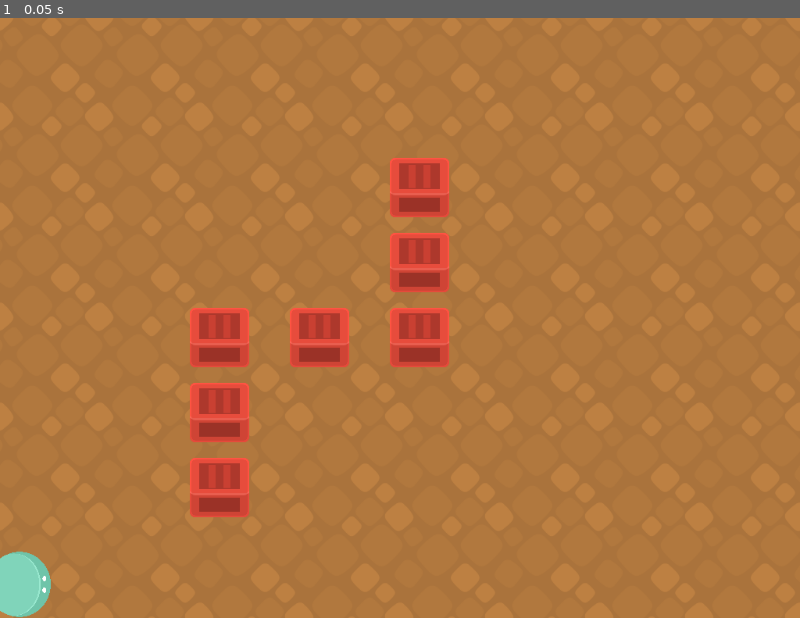
Above: before the commit, frame 1.
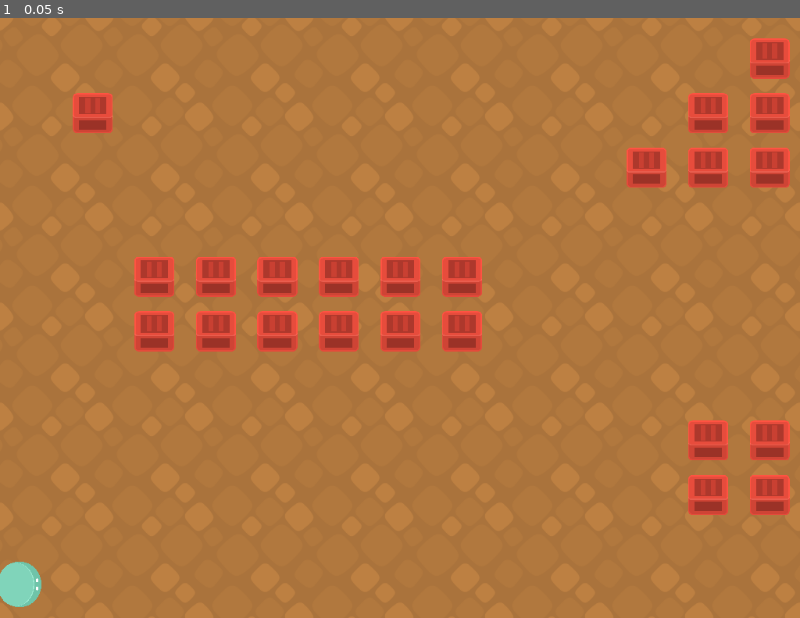
Above: after the commit, the same moment.

Repository: Herbrant/riBOTtaro
Game: Godot game, scene res://scene/base.tscn
Same seed, same stepped clock (60 frames per second), same inputs: the game is played once before the commit and once after it.
Inputs:
- Up to frame 1 (0.05 s): no input

The runs differ from the first frame. In frame 1, 11% of the frame differs, in the area x 0-99%, y 3-100%.

Commit message:
feat: updated godot module

Diff:
--- a/godot/project.godot
+++ b/godot/project.godot
@@ -20,7 +20,8 @@
 
 window/size/viewport_width=1024
 window/size/viewport_height=768
-window/stretch/aspect="ignore"
+window/size/resizable=false
+window/stretch/mode="viewport"
 
 [input]
 
--- a/godot/scene/Obstacle.tscn
+++ b/godot/scene/Obstacle.tscn
@@ -13,7 +13,7 @@
 
 [node name="Sprite2D" type="Sprite2D" parent="StaticBody2D"]
 texture_filter = 3
-scale = Vector2(0.6, 0.6)
+scale = Vector2(0.4, 0.4)
 texture = ExtResource("1_h06nh")
 
 [node name="CollisionShape2D" type="CollisionShape2D" parent="StaticBody2D"]
--- a/godot/scene/base.tscn
+++ b/godot/scene/base.tscn
@@ -88,20 +88,21 @@
 layer_0/tile_data = PackedInt32Array(-1, 1, 0, 65535, 1, 1, 131071, 1, 2, 196607, 1, 3, 262143, 1, 4, 327679, 1, 5, 393 …(59581 unchanged characters)…
 
 [node name="CharacterBody2D" type="CharacterBody2D" parent="."]
+process_mode = 3
 light_mask = 15
 visibility_layer = 15
 position = Vector2(25, 725)
 rotation = 0.000163446
+motion_mode = 1
 script = ExtResource("3_f5dfi")
 
 [node name="Sprite2D" type="Sprite2D" parent="CharacterBody2D"]
 texture_filter = 3
-scale = Vector2(0.1, 0.1)
+scale = Vector2(0.07, 0.07)
 texture = ExtResource("4_w8da8")
 
 [node name="CollisionShape2D" type="CollisionShape2D" parent="CharacterBody2D"]
 light_mask = 15
 visibility_layer = 15
-position = Vector2(-0.999592, 1.00016)
 scale = Vector2(0.890889, 3.31169)
 shape = SubResource("RectangleShape2D_n1lbm")
--- a/godot/script/CharacterBody2D.gd
+++ b/godot/script/CharacterBody2D.gd
@@ -3,38 +3,42 @@
 const PORT = 8000
 
 var server = TCPServer.new()
-var socket = WebSocketPeer.new()
+var socket: WebSocketPeer = null
 var screen_size
+var err: Error
 
 func _ready():
+	floor_max_angle = 0
 	screen_size = get_viewport_rect().size
 	server.listen(PORT)
 
 func _process(_delta):
-	var err: Error
+	if socket == null:
+		if server.is_connection_available():
+			socket = WebSocketPeer.new()
+			socket.accept_stream(server.take_connection())
+	else:
+		socket.poll()
 
-	socket.accept_stream(server.take_connection())
-	socket.poll()
+		var state = socket.get_ready_state()
 
-	var state = socket.get_ready_state()
-	var data
+		if state == WebSocketPeer.STATE_OPEN:
+			while socket.get_available_packet_count():
+				var packet = socket.get_packet()
 
-	if state == WebSocketPeer.STATE_OPEN:
-		while socket.get_available_packet_count():
-			var packet = socket.get_packet()
+				var json = JSON.new()
+				err = json.parse(packet.get_string_from_utf8())
 
-			var json = JSON.new()
-			err = json.parse(packet.get_string_from_utf8())
+				if err == OK:
+					var data = json.data
+					print(data)
 
-			if err == OK:
-				data = json.data
-				print(data)
+					var x_pos = 25 + data[0] * screen_size[0]
+					var y_pos = 725 - (data[1] * screen_size[1])
 
-				var x_pos = 25 + data[0] * screen_size[0]
-				var y_pos = 725 - (data[1] * screen_size[1])
+					rotation = -data[2]
+					position = position.lerp(Vector2(x_pos, y_pos), _delta)
 
-				position = position.lerp(Vector2(x_pos, y_pos), _delta)
-				rotation = -data[2]
 
-				velocity = Vector2.ZERO
-				move_and_slide()
+					#velocity = Vector2.ZERO
+					#move_and_slide()
--- a/godot/script/base.gd
+++ b/godot/script/base.gd
@@ -1,7 +1,7 @@
 extends Node2D
 
 func load_map():
-	var file = FileAccess.open("res://config/matrix.txt", FileAccess.READ)
+	var file = FileAccess.open("res://config/matrix3.txt", FileAccess.READ)
 	var line = ""
 	var map = []
 
@@ -20,14 +20,14 @@
 
 	var m = load_map()
 
-	var square_size = Vector2(screen_size[0]/len(m), screen_size[1]/len(m[0]))
+	var square_size = Vector2(screen_size[0]/float(len(m[0])), screen_size[1]/float(len(m)))
 
 	for i in range(len(m)):
 		for j in range(len(m[i])):
 			if m[i][j] == "1":
 				var obj = obstacle_scene.instantiate()
-				obj.position.y = square_size.y * i + 25
-				obj.position.x = square_size.x * j + 25
+				obj.position.y = 52 + square_size.y * i
+				obj.position.x = 40 + square_size.x * j
 
 				add_child(obj)
 #			elif m[i][j] == "X":
Not shown, changed: godot/config/matrix.txt
Not shown, added: godot/config/matrix3.txt
